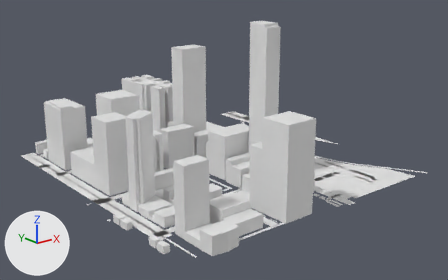
Renders of the glTF model app/public/world/tiles/0_2.lod1.glb from each side of a commit.
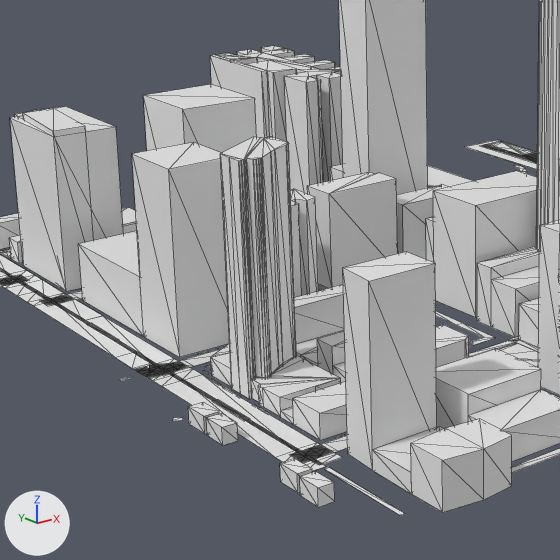
Old and new are each drawn whole from a 50 mm camera at (-360.0, -2041.0, 354.0) aimed at (248.0, -1281.0, 50.0) and again close up on the part from 9% to 58% of the width and 20% to 98% of the height. The lights are fixed; the arrows at lower left show +X, +Y and +Z. The last two pictures show the newer version. The close-ups show mesh edges as thin lines. Where no turn or scale is listed for an object, it has been applied to the vertices. Vertices at exactly the same position are counted once.

The scene before the commit, as lines of its bpy script (objects in view):
```python
me_buildings = bpy.data.meshes.new('buildings')
me_buildings.from_pydata(...)  # 689 vertices, 1056 faces; spans x -143.0..143.0, y -259.0..259.0, z -123.0..123.0
me_ground = bpy.data.meshes.new('ground')
me_ground.from_pydata(...)  # 1972 vertices, 1443 faces; spans x -251.0..251.0, y -259.0..259.0, z 0.0
ob_buildings = bpy.data.objects.new('buildings', me_buildings)
ob_buildings.location = (144.8, -1253.5, 122.5)
ob_ground = bpy.data.objects.new('ground', me_ground)
ob_ground.location = (248.7, -1251.8, 0.1)
```
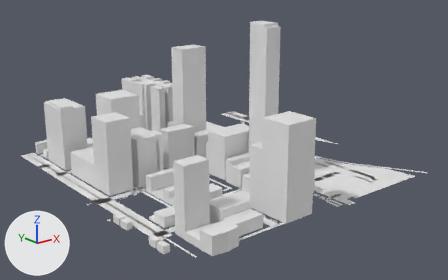
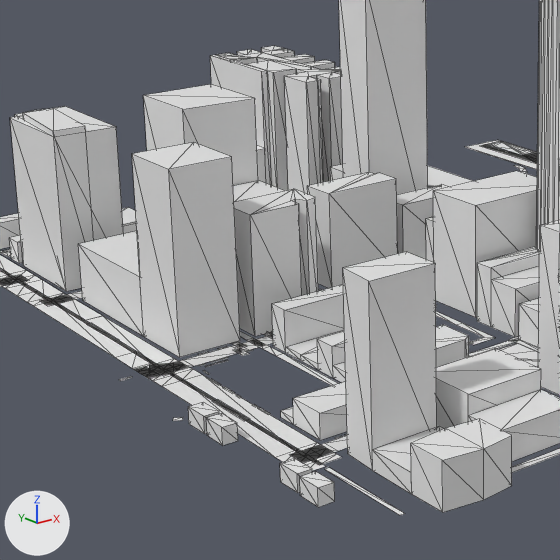
Location of each change, (x1, y1, x2, y2) in pixels of the close-ups (560 x 560 px):
part 1 of me_buildings, deleted
    before: (211, 137, 341, 417)

What changed in the scene script:
```text
Change me_buildings:
    used by ob_buildings; location = (144.8, -1253.5, 122.5)
    remove me_buildings.from_pydata(...)  # 689 vertices, 1056 faces; spans x -143.0..143.0, y -259.0..259.0, z -123.0..123.0
    add me_buildings.from_pydata(...)  # 584 vertices, 870 faces; spans x -143.0..143.0, y -259.0..259.0, z -123.0..123.0
    me_buildings part 1
    105 vertices are removed from x -102.0..-61.0, y -120.0..-34.0, z -123.0..11.0
    186 faces are deleted
```
